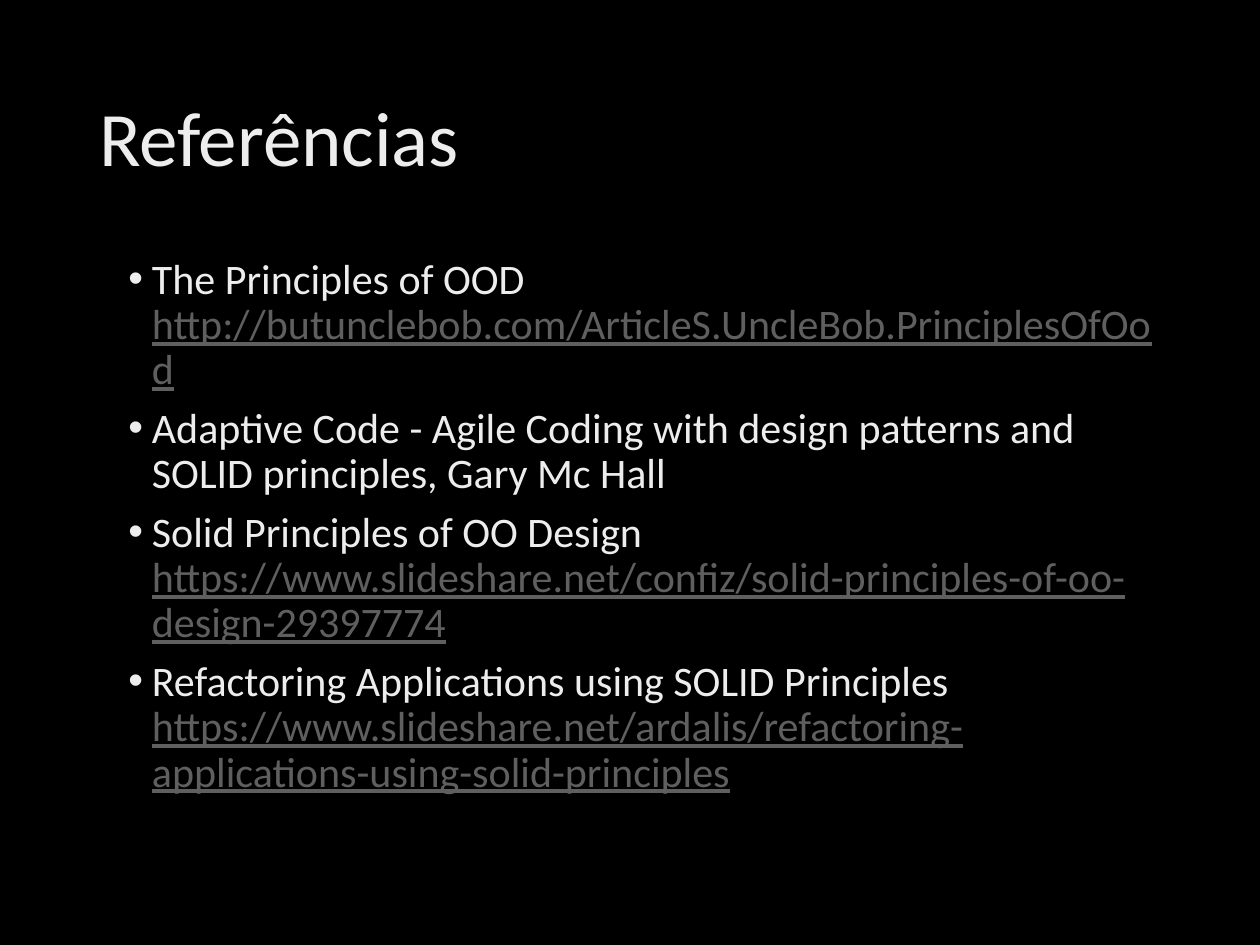
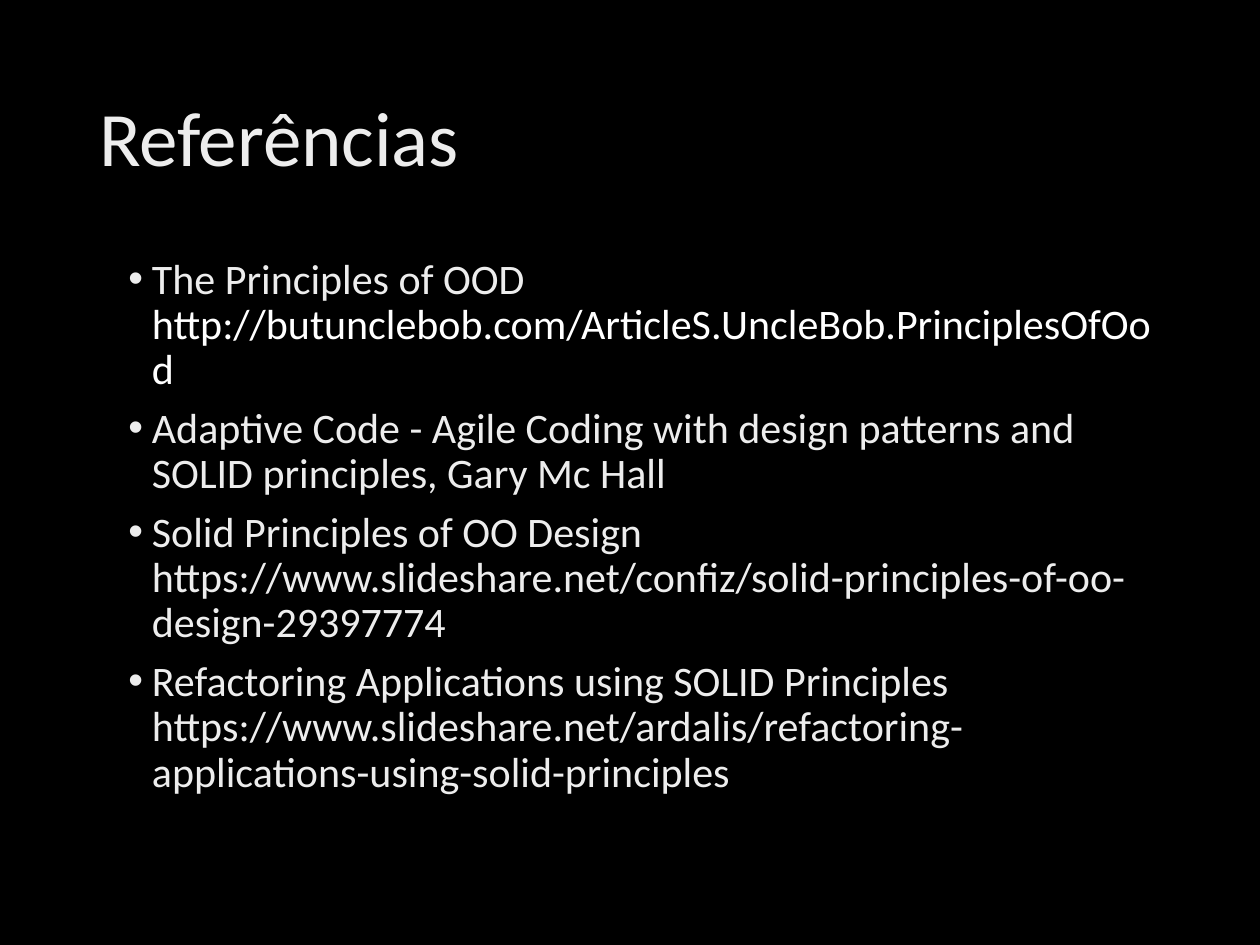
Before and after one commit to ivanpaulovich/event-sourcing-jambo, a slide deck: slide 27 of docs/Princípios SOLID de OO usando .NET.pptx (slide 26 before the commit). Drawn at 1260x945 pixels with LibreOffice and Linux fonts; fonts in the diff are those of the drawing; background and template pictures are left out. Boxes give left, top, right and bottom in pixels: in the first picture for what was removed or moved away, otherwise in the second. Text is boxed around its words. In the diff, an @@ line names an element or a change of style, - is before the commit and + after.

```diff
--- a/docs/Princípios SOLID de OO usando .NET.pptx
+++ b/docs/Princípios SOLID de OO usando .NET.pptx
@@ text at <box>152,265,1151,795</box>: text colour #5F5F5F to #FFFFFF in "http://butunclebob.com/ArticleS.UncleBob.PrinciplesOfOod"; underline off in "http://butunclebob.com/ArticleS.UncleBob.PrinciplesOfOod", "https://www.slideshare.net/confiz/solid-principles-of-oo-des ...", "https://www.slideshare.net/ardalis/refactoring-applications- ..."; text colour #5F5F5F to gradient #DEDEDE to #EDEDED to #FFFFFF in "https://www.slideshare.net/confiz/solid-principles-of-oo-des ...", "https://www.slideshare.net/ardalis/refactoring-applications- ..." @@
```
Also in this commit, not shown: 1 other slide changed, 1 slide added, 3 other files.
